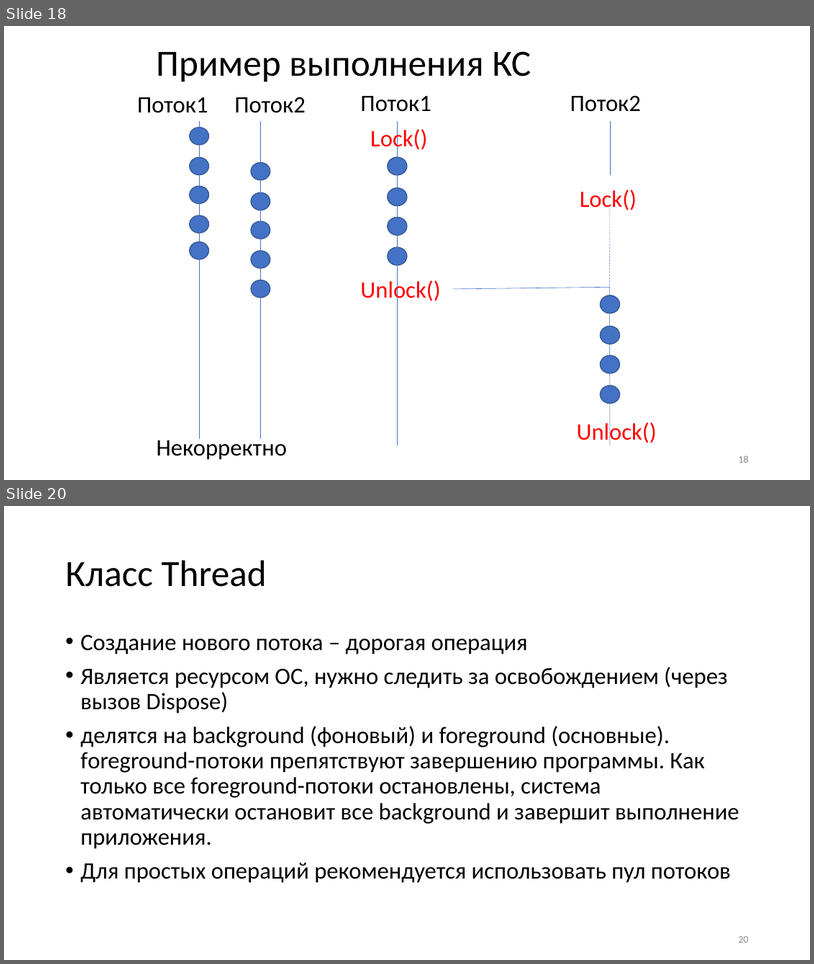
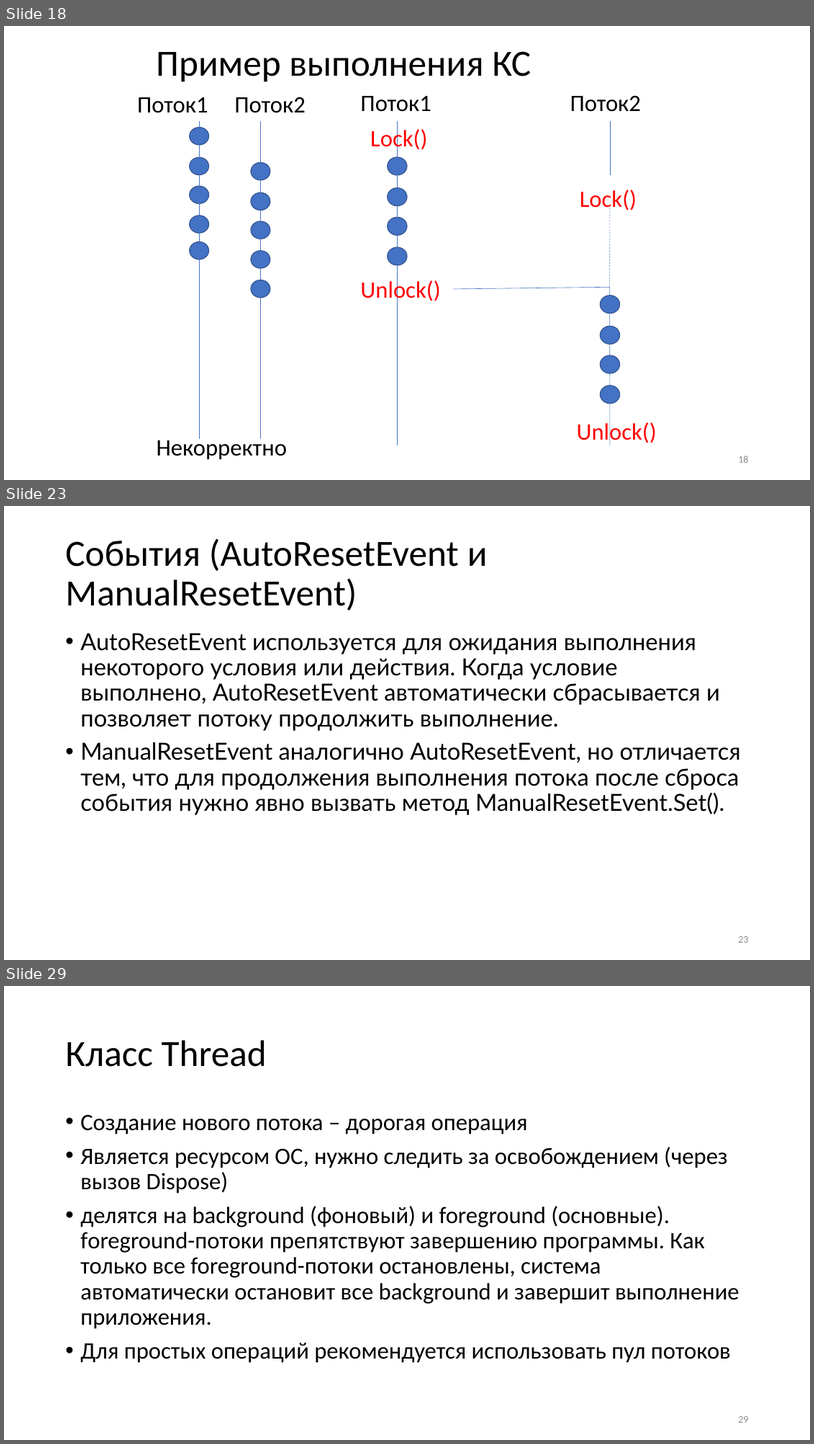
Before and after one commit to blockin90/Programming_PIB, a slide deck: Лекции/3 семестр/Часть 3/Программирование лекция 3.3.pptx. Shown one above the other, each under a label of ours: slides 18 and 20 before the commit, slides 18, 23 and 29 after it; the slides between them are not shown. The pictures are 814x964 and 814x1444 pixels, drawn with LibreOffice and Linux fonts; fonts in the diff are those of the drawing. Boxes give left, top, right and bottom in pixels: in the first picture for what was removed or moved away, otherwise in the second. Text is boxed around its words. In the diff, an @@ line names an element or a change of style, - is before the commit and + after.

```diff
--- a/Лекции/3 семестр/Часть 3/Программирование лекция 3.3.pptx
+++ b/Лекции/3 семестр/Часть 3/Программирование лекция 3.3.pptx
@@ slide 23 added at [4, 506, 810, 960], background #FFFFFF @@
@@ title added at [65, 538, 488, 610], 44 pt, text #000000 @@
+События (AutoResetEvent и ManualResetEvent)
@@ text added at [80, 633, 741, 815], 28 pt, text #000000 @@
+• AutoResetEvent используется для ожидания выполнения некоторого условия или действия. Когда условие выполнено, AutoResetEvent автоматически сбрасывается и позволяет потоку продолжить выполнение.
+• ManualResetEvent аналогично AutoResetEvent, но отличается тем, что для продолжения выполнения потока после сброса события нужно явно вызвать метод ManualResetEvent.Set().
@@ page number added at [738, 936, 748, 942], 12 pt, text #8C8C8C @@
+23
@@ what was slide 20 is now slide 29 @@
@@ page number at [738, 1416, 748, 1422]: text changed @@
-20
+29
```
Also in this commit, not shown: 1 slide changed, 8 other slides added.
